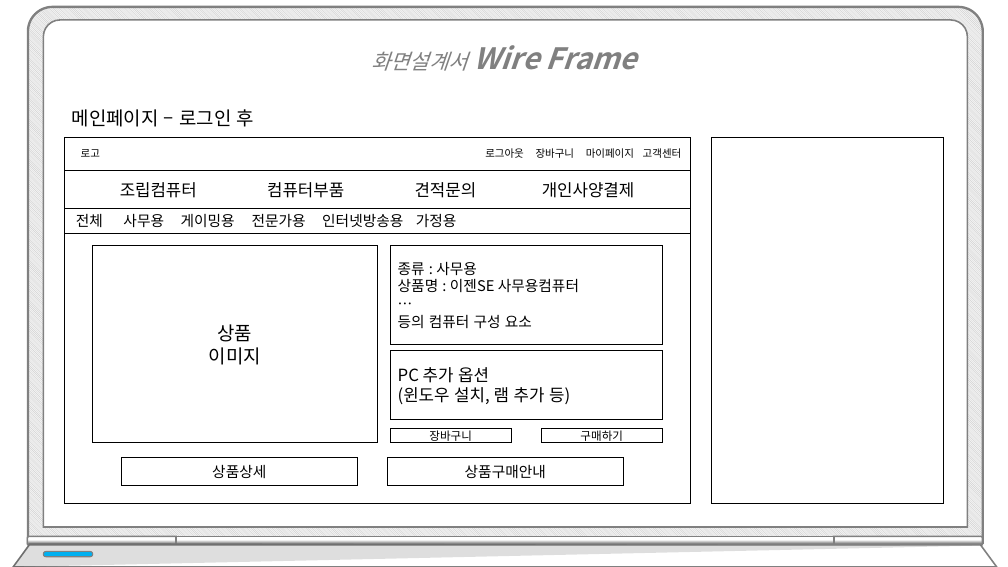
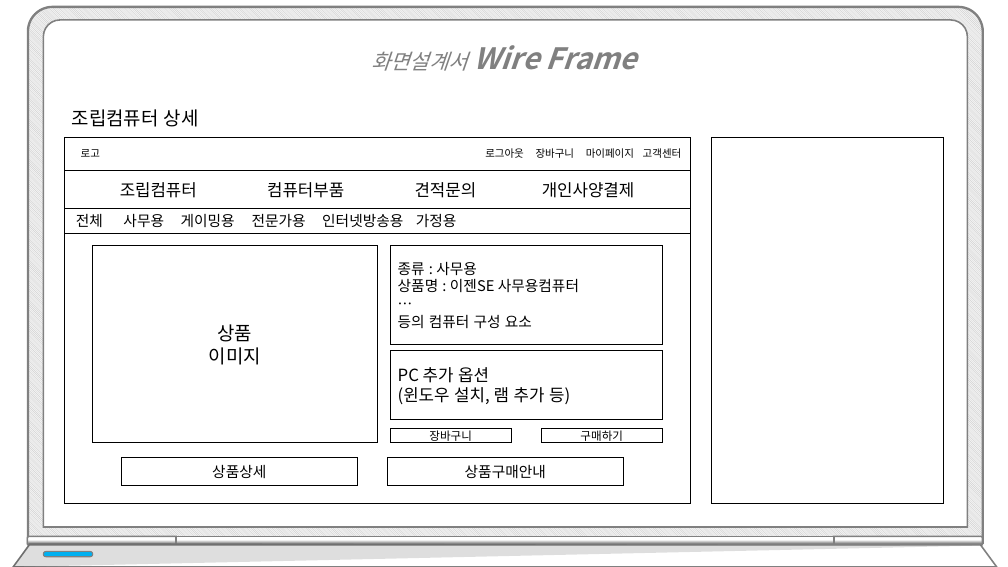
Before and after one commit to hhsw07/ezen-academy-projects, a slide deck: slide 23 of WebContent/발표/프로젝트5.pptx. Drawn at 1008x567 pixels with LibreOffice and Linux fonts; fonts in the diff are those of the drawing. Boxes give left, top, right and bottom in pixels: in the first picture for what was removed or moved away, otherwise in the second. Text is boxed around its words. In the diff, an @@ line names an element or a change of style, - is before the commit and + after.

```diff
--- a/WebContent/발표/프로젝트5.pptx
+++ b/WebContent/발표/프로젝트5.pptx
@@ text at bbox=[72, 109, 199, 127]: text changed @@
-메인페이지 – 로그인 후
+조립컴퓨터 상세
```
Also in this commit, not shown: 3 other slides changed, 5 slides added, 1 other file.
